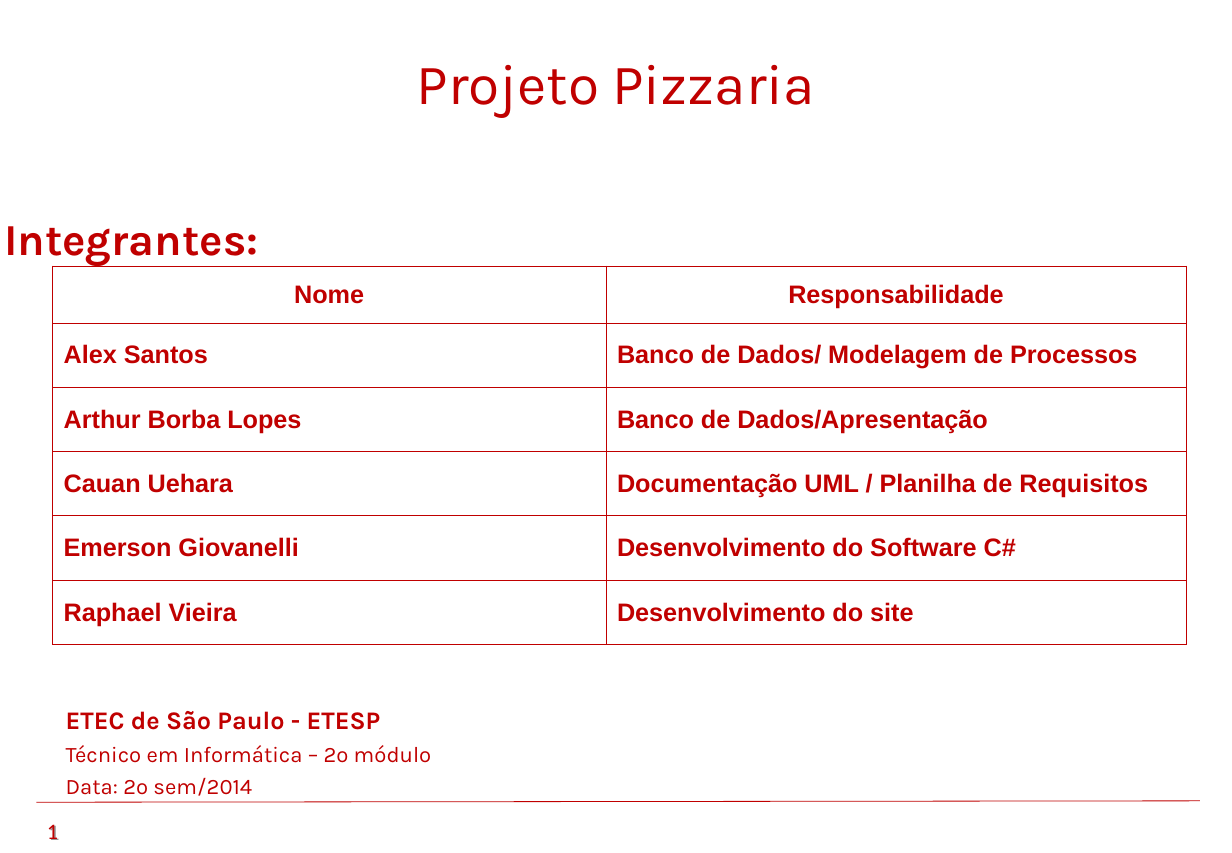
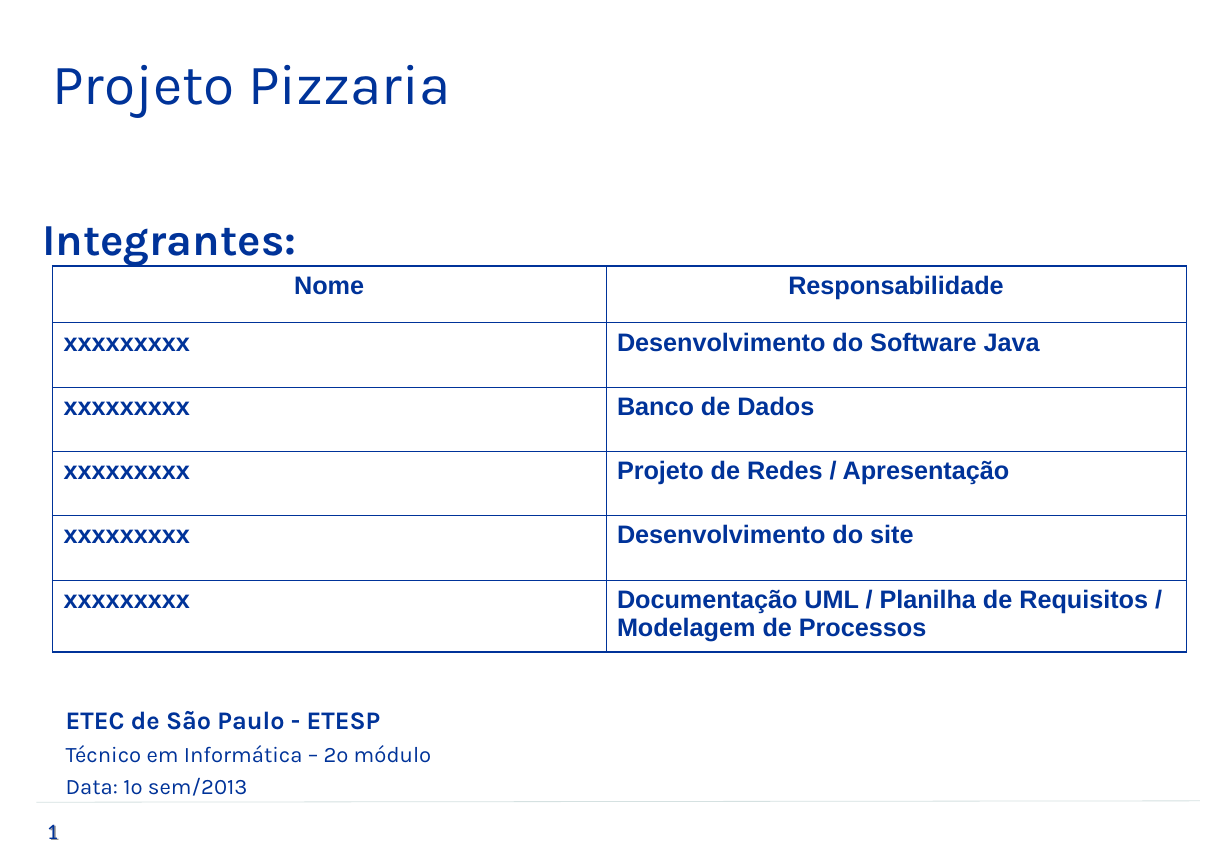
Before and after one commit to saintalex93/tcmpizzaria, a slide deck: slide 1 of GiovanellisPizzariaEntrega1S/TCM - Pizzaria - Semestre 1 - 2014/PTCC/Apresentação/Pizzaria.ppt. Drawn at 1232x853 pixels with LibreOffice and Linux fonts; fonts in the diff are those of the drawing; background and template pictures are left out. Boxes give left, top, right and bottom in pixels: in the first picture for what was removed or moved away, otherwise in the second. Text is boxed around its words. In the diff, an @@ line names an element or a change of style, - is before the commit and + after.

Commit message:
Sobrescrevendo versão antiga do arquivo da apresentação pela nova trabalhada pelo Rapha

```diff
--- a/GiovanellisPizzariaEntrega1S/TCM - Pizzaria - Semestre 1 - 2014/PTCC/Apresentação/Pizzaria.ppt
+++ b/GiovanellisPizzariaEntrega1S/TCM - Pizzaria - Semestre 1 - 2014/PTCC/Apresentação/Pizzaria.ppt
@@ text "Projeto Pizzaria": place and size @@
-text "Projeto Pizzaria" at [417, 65, 815, 117]
+text "Projeto Pizzaria" at [52, 65, 450, 117]
@@ text "Projeto Pizzaria" at [52, 65, 450, 117]: text colour #C00000 to #003399; alignment centre to left @@
@@ text "Integrantes:" at [42, 226, 296, 267]: text colour #C00000 to #003399 @@
@@ text "Integrantes:": place and size @@
-text "Integrantes:" at [4, 226, 258, 267]
+text "Integrantes:" at [42, 226, 296, 267]
@@ table at [52, 266, 1187, 652] @@
-row 2, column 1: Alex Santos
+row 2, column 1: xxxxxxxxx
-row 2, column 2: Banco de Dados/ Modelagem de Processos
+row 2, column 2: Desenvolvimento do Software Java
-row 3, column 1: Arthur Borba Lopes
+row 3, column 1: xxxxxxxxx
-row 3, column 2: Banco de Dados/Apresentação
+row 3, column 2: Banco de Dados
-row 4, column 1: Cauan Uehara
+row 4, column 1: xxxxxxxxx
-row 4, column 2: Documentação UML / Planilha de Requisitos
+row 4, column 2: Projeto de Redes / Apresentação
-row 5, column 1: Emerson Giovanelli
+row 5, column 1: xxxxxxxxx
-row 5, column 2: Desenvolvimento do Software C#
+row 5, column 2: Desenvolvimento do site
-row 6, column 1: Raphael Vieira
+row 6, column 1: xxxxxxxxx
-row 6, column 2: Desenvolvimento do site
+row 6, column 2: Documentação UML / Planilha de Requisitos / Modelagem de Processos
@@ text colour #C00000 to #003399 in "Nome", "Responsabilidade" @@
@@ borders changed @@
@@ text at [66, 711, 432, 763]: text colour #C00000 to #003399 in "ETEC de São Paulo - ETESP", "Técnico em Informática – 2º módulo" @@
@@ text at [66, 777, 248, 796]: text changed; text colour #C00000 to #003399 @@
-Data: 2º sem/2014
+Data: 1º sem/2013
@@ line (36, 801) - (1199, 800): stroke #C00000 0.51 pt to #D5E1E1 0.51 pt @@
@@ text "1" at [47, 824, 58, 840]: text colour #C00000 to #003399 @@
```
Also in this commit, not shown: 7 other slides changed, 1 slide added, 4 slides removed.
